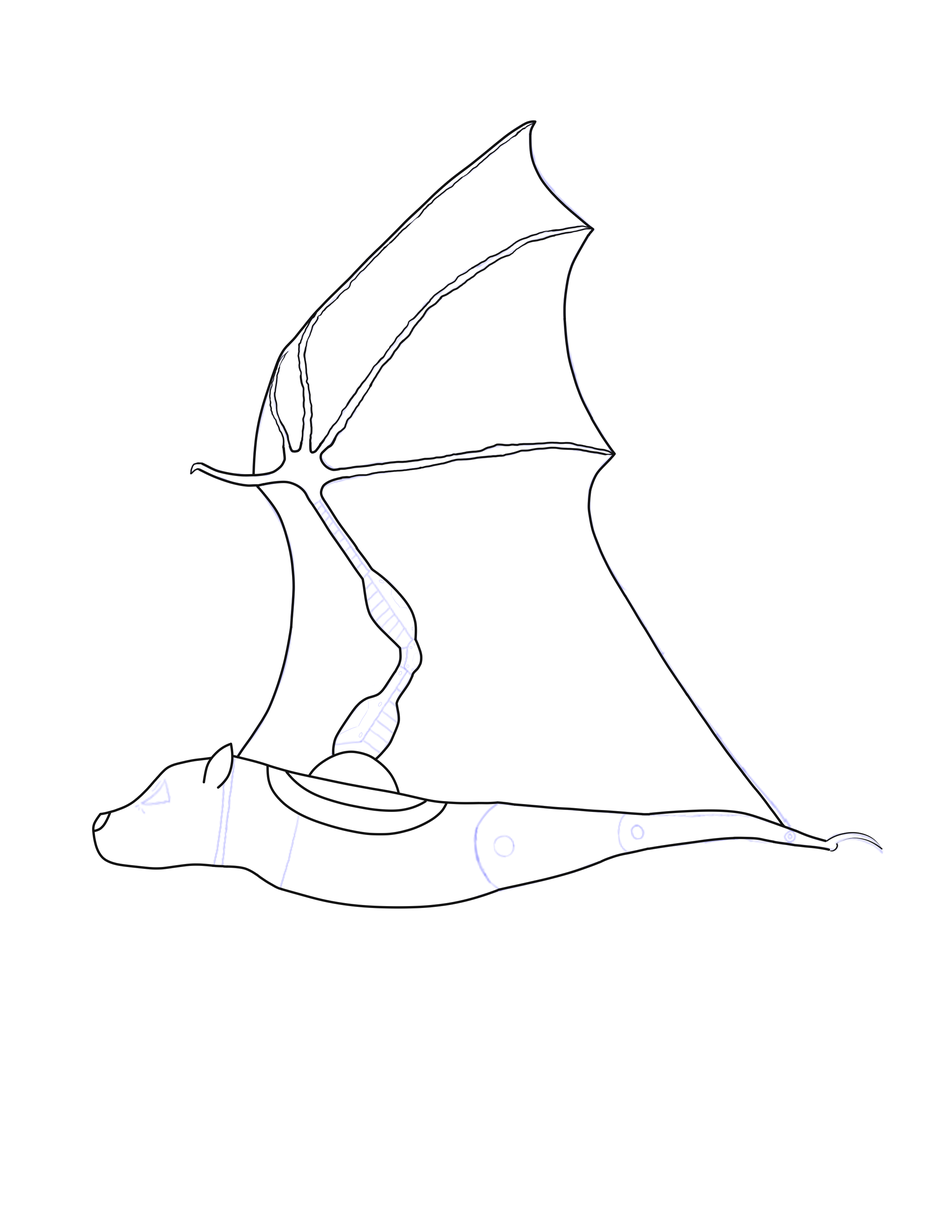
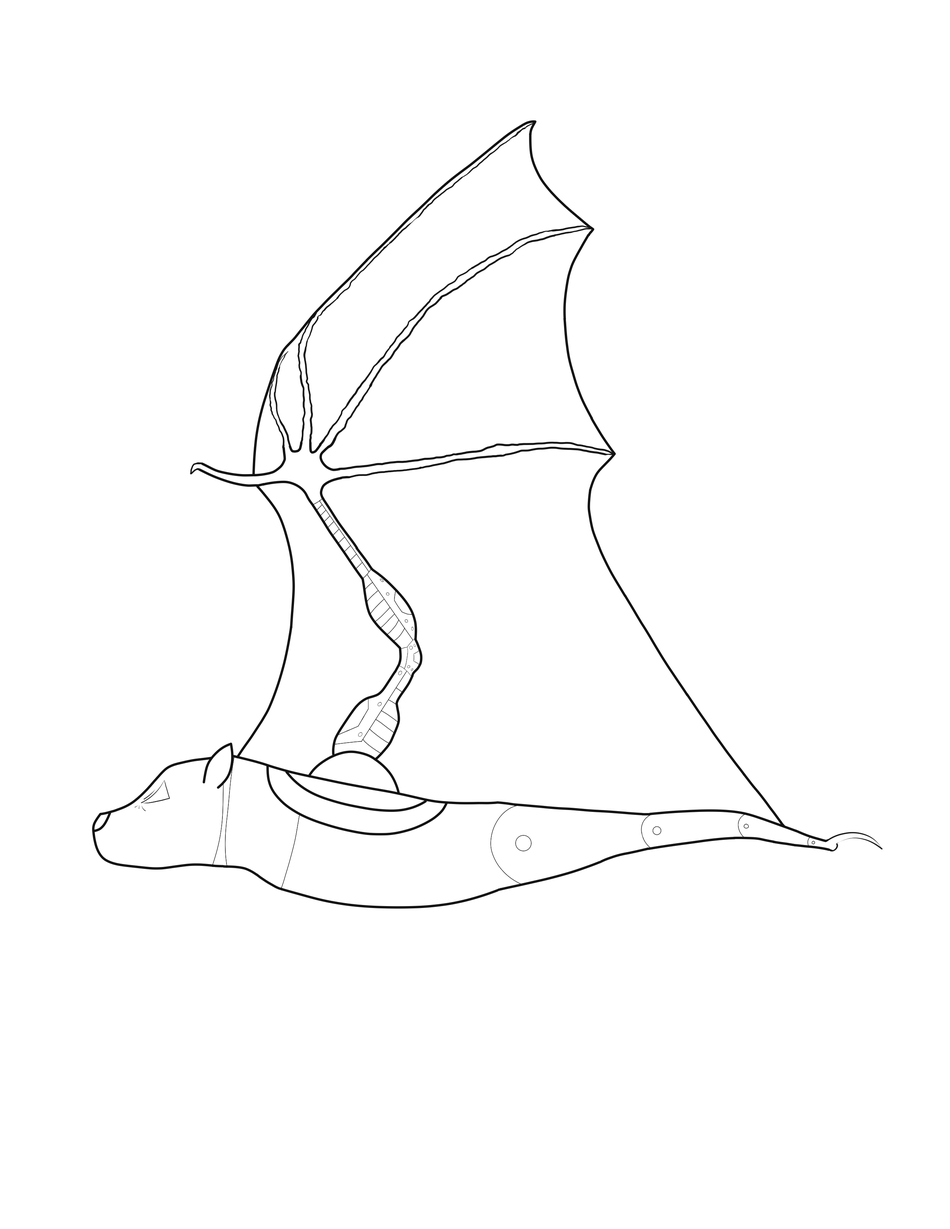
Before/after of a (950, 1229) layered artwork. What changed in the layer stack:
painted on "wing" (1st of 2, in "LINEART_Beeeg Bat" › "Wing et al") over (214, 120, 787, 835)
painted on "fingies" over (189, 120, 617, 501)
added layer "arm detail" (1st of 2, in "LINEART_Beeeg Bat" › "Wing et al") in group "Wing et al" over (309, 476, 423, 760)
painted on "Arm" over (238, 429, 453, 760)
added layer "feetail" in group "leggis" over (714, 810, 858, 853)
painted on "foot lineart" over (762, 810, 884, 855)
added layer "leg detail 2" (99%) in group "leggis" over (476, 803, 692, 897)
painted on "legis lineart 2" over (476, 786, 835, 897)
added layer "eyebrow furrow" in group "Face" over (143, 786, 167, 811)
added layer "Eye" (1st of 2, in "LINEART_Beeeg Bat" › "Face") in group "Face" over (134, 777, 172, 815)
added layer "body detail" in group "LINEART_Beeeg Bat" over (212, 739, 334, 889)
painted on "body_lineart 4" over (214, 739, 525, 897)
hid group "SKETCH_Beeg Bat" (27 layers) over (134, 120, 884, 897)
painted on "wing" (2nd of 2, in "SKETCH_Beeg Bat" › "WingAndMembrane") over (214, 120, 808, 835)
painted on "arm" over (189, 120, 620, 763)
painted on "foot" over (692, 802, 884, 855)
painted on "leggis" (2nd of 2, in "SKETCH_Beeg Bat" › "legsAndSuch") over (190, 333, 763, 897)
painted on "leg joints" over (472, 786, 811, 897)
painted on "NeckFur" over (279, 812, 300, 889)
painted on "Background" over (134, 120, 884, 897)
